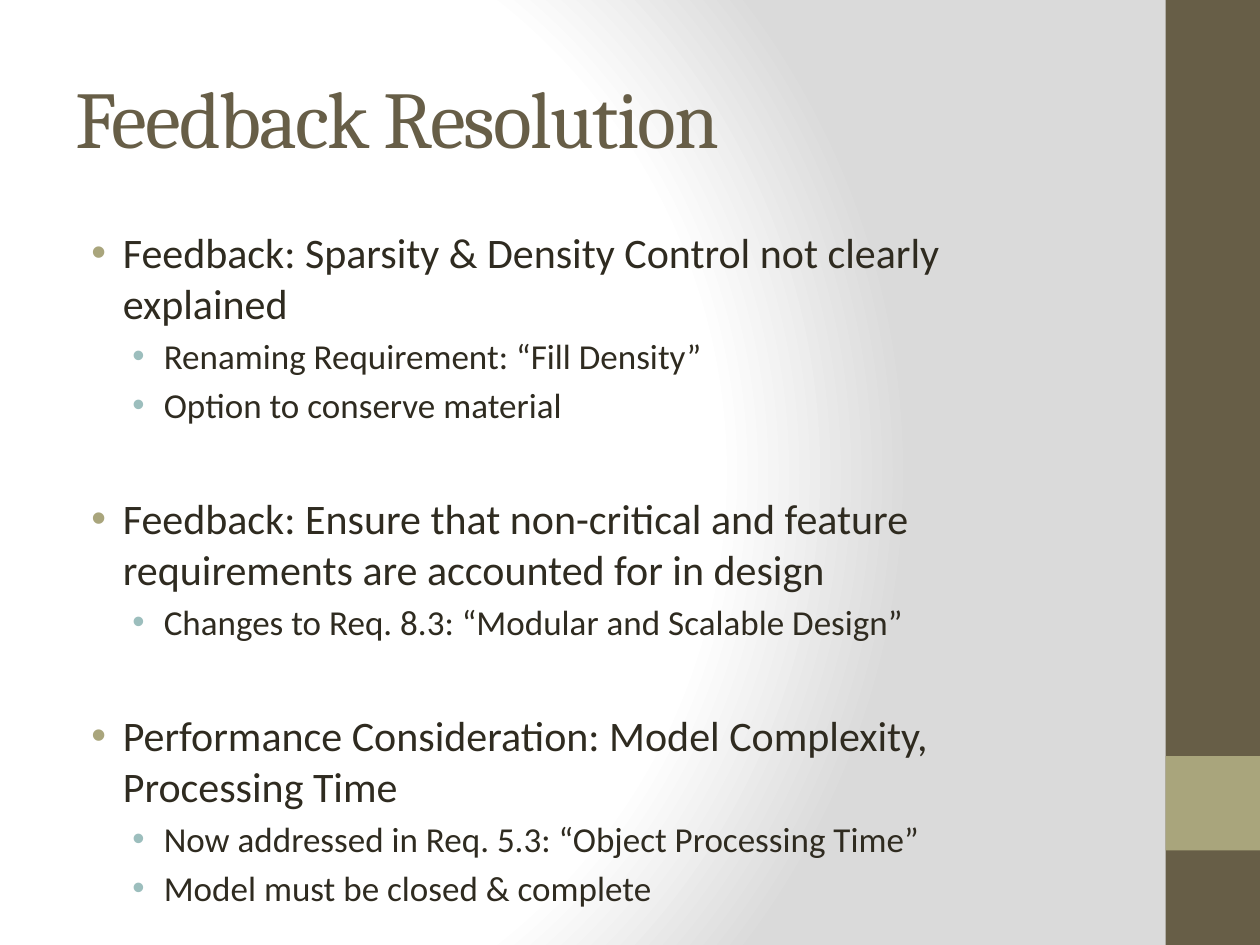
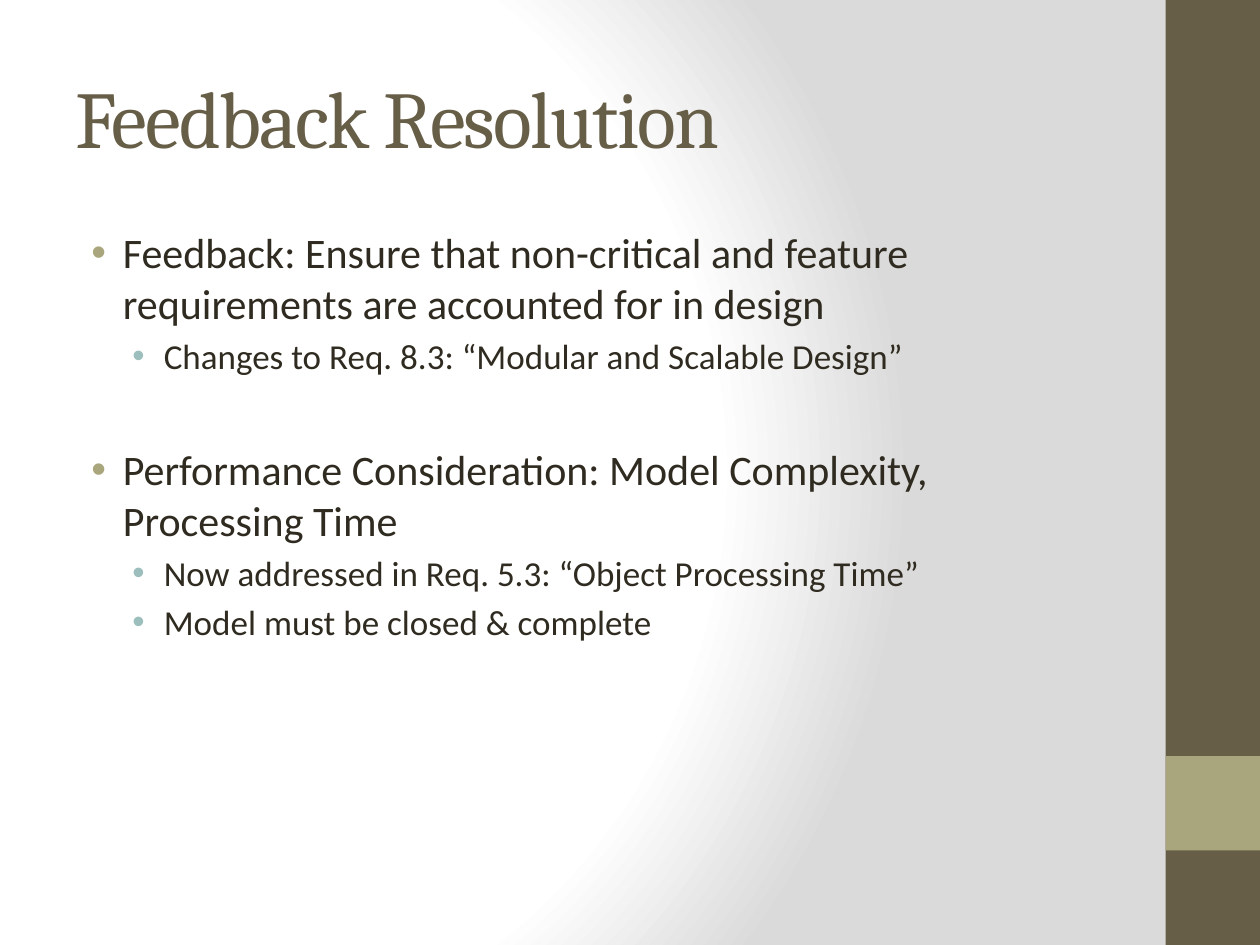
Before and after one commit to qpHalcy0n/SRDesign, a slide deck: slide 5 of Status Updates/2013 11 14.pptx (slide 4 before the commit). Drawn at 1260x945 pixels with LibreOffice and Linux fonts; fonts in the diff are those of the drawing. Boxes give left, top, right and bottom in pixels: in the first picture for what was removed or moved away, otherwise in the second. Text is boxed around its words. In the diff, an @@ line names an element or a change of style, - is before the commit and + after.

```diff
--- a/Status Updates/2013 11 14.pptx
+++ b/Status Updates/2013 11 14.pptx
@@ text at (123,238,940,424): paragraphs removed @@
-• Feedback: Sparsity & Density Control not clearly explained
-  • Renaming Requirement: “Fill Density”
-  • Option to conserve material
```
Also in this commit, not shown: 3 other slides changed, 1 slide added.
